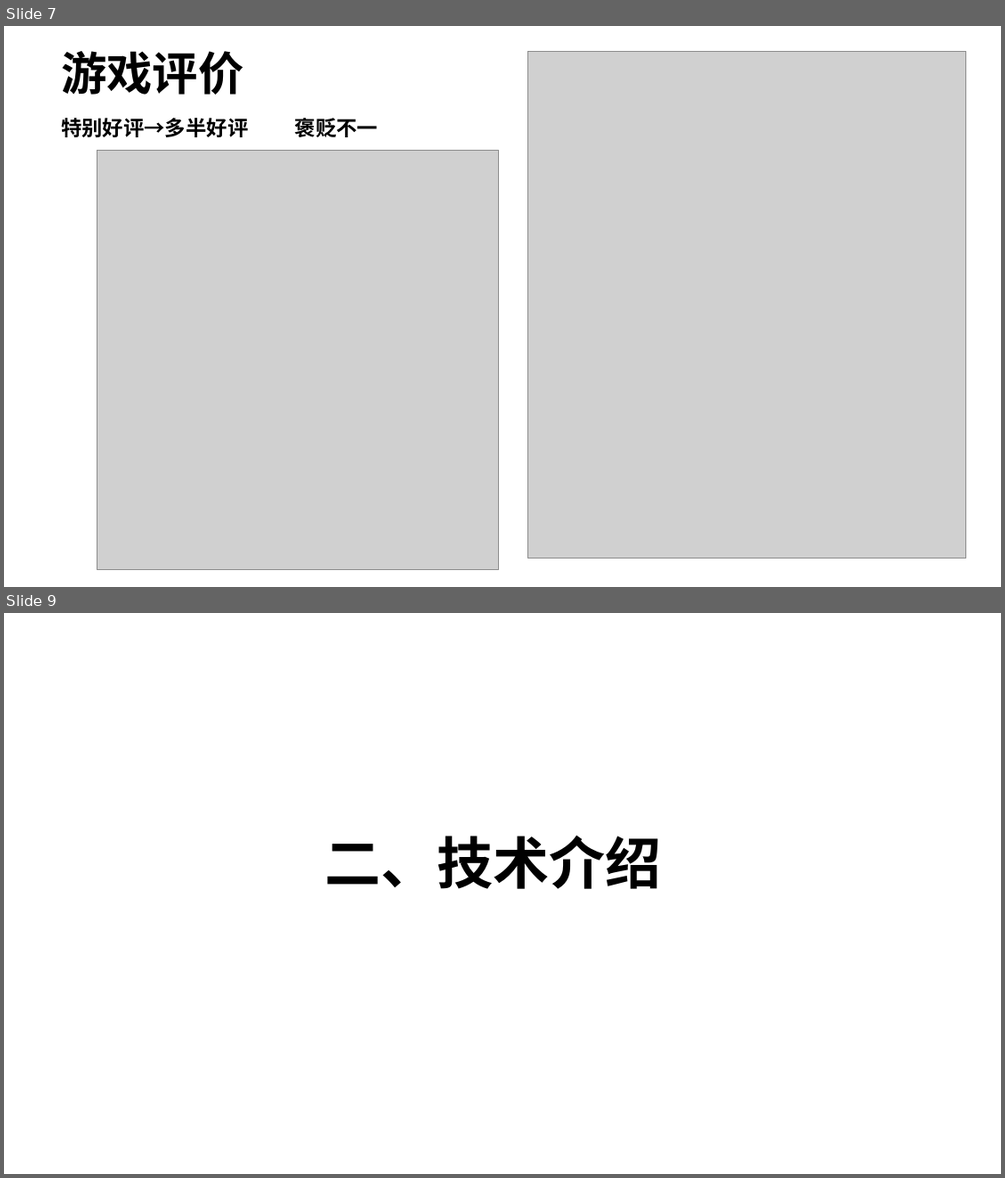
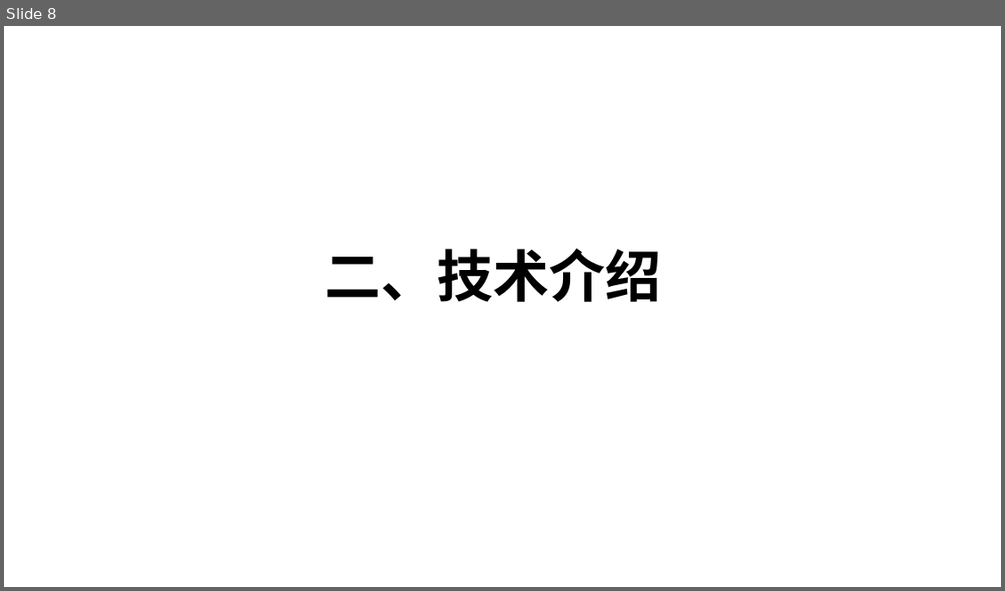
Before and after one commit to wanqqq29/2077CommentAnalyze, a slide deck: 材料/PPT/答辩v1.pptx. Shown one above the other, each under a label of ours: slides 7 and 9 before the commit, slide 8 after it; the slides between them are not shown. The pictures are 1005x1178 and 1005x591 pixels, drawn with LibreOffice and Linux fonts; fonts in the diff are those of the drawing; grey boxes stand for pictures; background and template pictures are left out. Boxes give left, top, right and bottom in pixels: in the first picture for what was removed or moved away, otherwise in the second. Text is boxed around its words. In the diff, an @@ line names an element or a change of style, - is before the commit and + after.

```diff
--- a/材料/PPT/答辩v1.pptx
+++ b/材料/PPT/答辩v1.pptx
@@ slide 7 removed at box(4, 26, 1001, 587), background picture (left out) @@
@@ text removed at box(61, 51, 243, 95) @@
-游戏评价
@@ picture removed at box(528, 51, 966, 557) @@
@@ text removed at box(61, 118, 378, 137) @@
-特别好评→多半好评 褒贬不一
@@ picture removed at box(97, 150, 498, 569) @@
@@ what was slide 9 is now slide 8 @@
```
Also in this commit, not shown: 5 slides changed, 17 slides added, 2 other slides removed, 3 other files.
